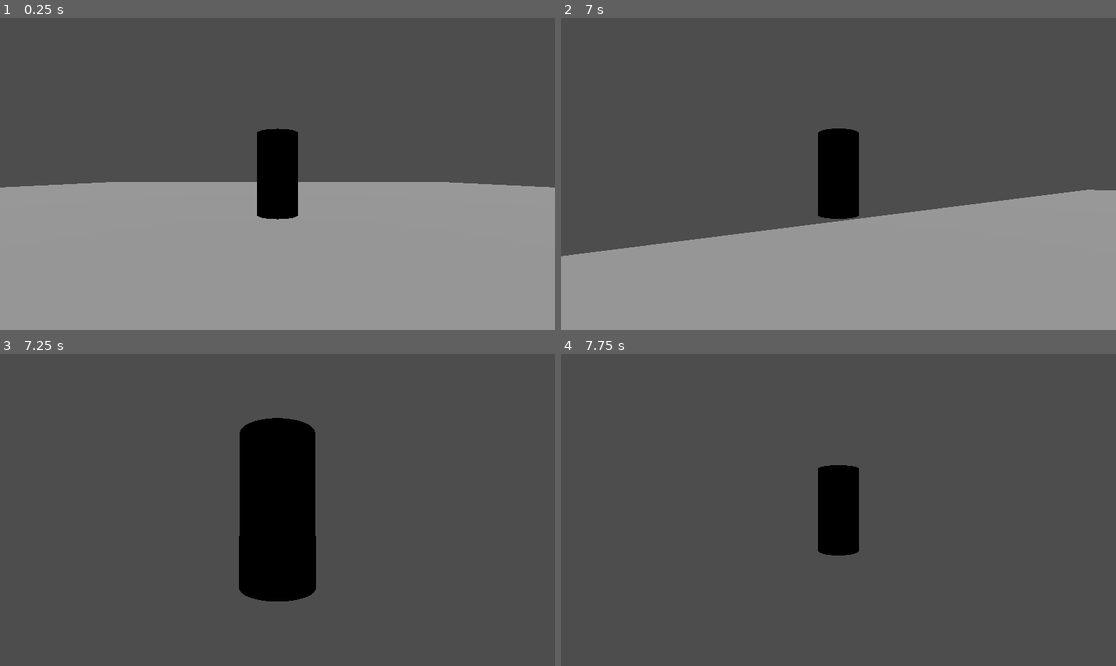
Above: before the commit, frames 1-4 (two rows, left to right).
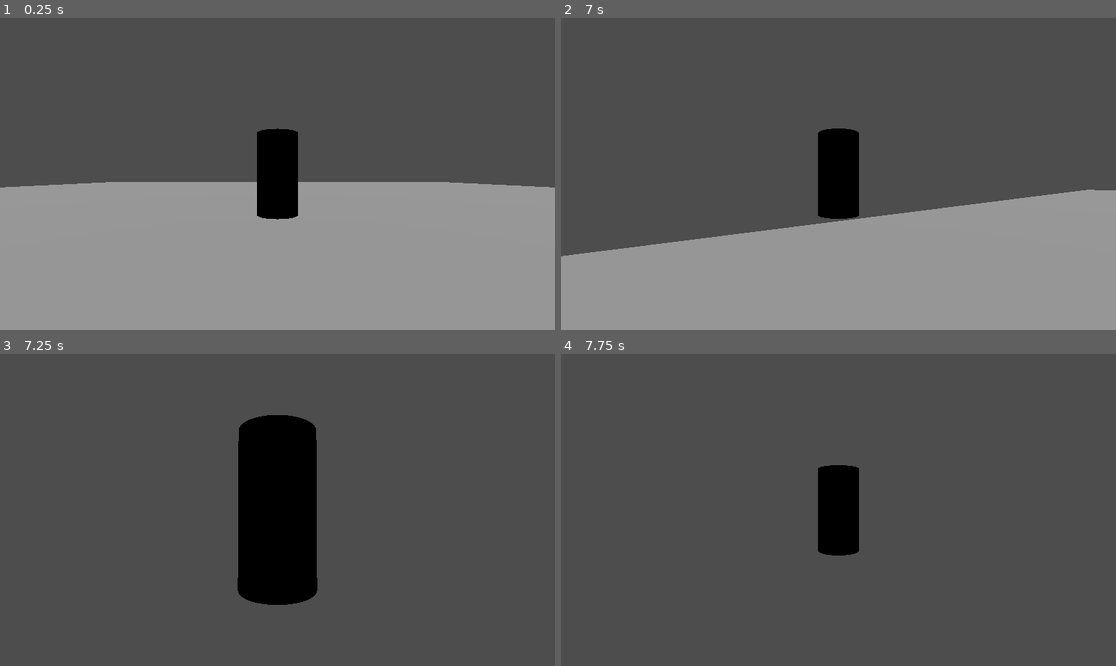
Above: after the commit, the same moments.

Repository: Althories/springstar
Game: Godot game, scene res://Scenes/test_spring.tscn
Same seed, same stepped clock (60 frames per second), same inputs: the game is played once before the commit and once after it. This scene is started directly instead of the project's main scene.
Inputs (mouse positions are in pixels of both pictures, inside the frame that each line leads up to):
- Up to frame 1 (0.25 s): no input
- Up to frame 2 (7 s): tap Enter (ui_accept) at 0.5 s; move the mouse to (866, 174) at 0.52 s; press the mouse at (866, 174) at 0.53 s; hold W (move_forward) 0.53-5.78 s; tap Space (jump) at 0.77, 1.52, 3.02, 3.77, 4.52, 6.02, 6.77 s; move the mouse to (810, 174) at 1.27 s; release the mouse at (810, 174) at 1.28 s; click (810, 174) at 1.35 s; move the mouse to (849, 167) at 2.02 s; press the mouse at (849, 167) at 2.03 s; move the mouse to (832, 180) at 2.77 s; release the mouse at (832, 180) at 2.78 s; click (832, 180) at 2.85 s; move the mouse to (877, 177) at 3.52 s; press the mouse at (877, 177) at 3.53 s; move the mouse to (794, 170) at 4.27 s; release the mouse at (794, 170) at 4.28 s; click (794, 170) at 4.35 s; move the mouse to (844, 174) at 5.02 s; press the mouse at (844, 174) at 5.03 s; move the mouse to (816, 167) at 5.77 s; release the mouse at (816, 167) at 5.78 s; hold D (move_right) 5.78-6.53 s; click (816, 167) at 5.85 s; move the mouse to (866, 174) at 6.52 s; press the mouse at (866, 174) at 6.53 s; hold W (move_forward) from 6.53 s (still down)
- Up to frame 3 (7.25 s): keep holding W (move_forward)
- Up to frame 4 (7.75 s): keep holding W (move_forward); move the mouse to (810, 510) at 7.27 s; release the mouse at (810, 510) at 7.28 s; click (810, 510) at 7.35 s; tap Space (jump) at 7.52 s

Frames 1-2 are identical in both runs. In frame 3, 0.5% of the frame differs, in the area x 42-58%, y 19-81%; in frame 4, nothing differs.

Commit message:
uh sure why not pal checkpoint 2

Diff:
--- a/Scenes/test_spring.tscn
+++ b/Scenes/test_spring.tscn
@@ -1,10 +1,13 @@
-[gd_scene load_steps=6 format=3 uid="uid://cusuavcx76vmy"]
+[gd_scene load_steps=7 format=3 uid="uid://cusuavcx76vmy"]
 
 [ext_resource type="Script" path="res://Scenes/test_spring.gd" id="1_en6m1"]
 
 [sub_resource type="CylinderMesh" id="CylinderMesh_0grl8"]
 
 [sub_resource type="CylinderShape3D" id="CylinderShape3D_pdf6f"]
+
+[sub_resource type="SphereShape3D" id="SphereShape3D_w0tec"]
+radius = 0.07
 
 [sub_resource type="BoxMesh" id="BoxMesh_lw565"]
 
@@ -26,6 +29,7 @@
 [node name="CamPivot" type="Node3D" parent="TestSpring"]
 
 [node name="SpringArm3D" type="SpringArm3D" parent="TestSpring/CamPivot"]
+shape = SubResource("SphereShape3D_w0tec")
 spring_length = 5.0
 margin = 0.5
 
